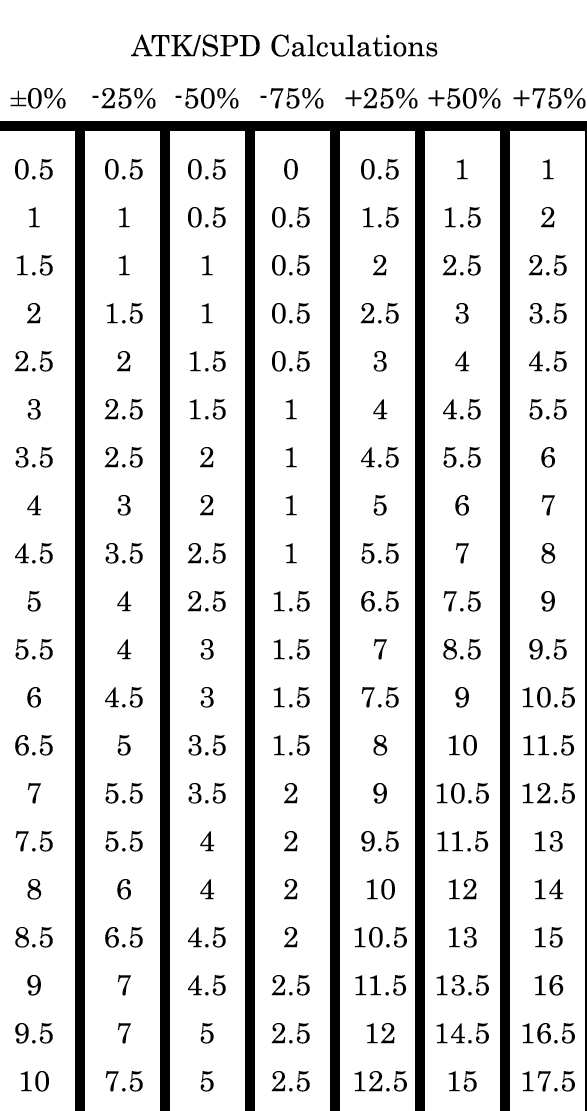
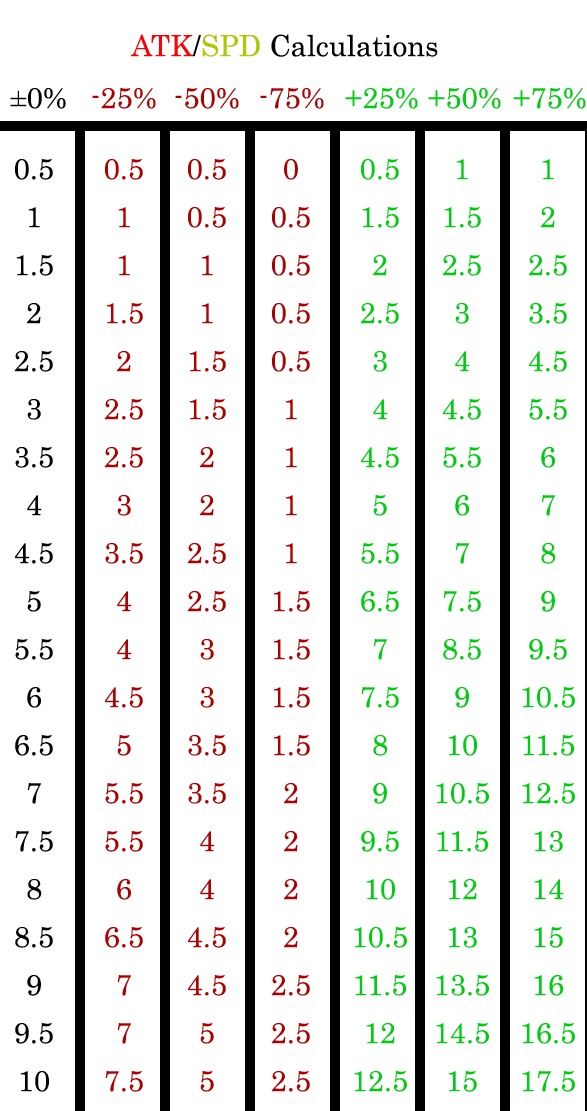
Comparing the layer stacks of the two 587 x 1111 images. Changes:
painted on "+75% values" over [522, 159, 575, 1092]
painted on "+50% values" over [436, 159, 489, 1092]
painted on "+25% values" over [354, 159, 407, 1092]
painted on "-75% values" over [271, 159, 310, 1092]
painted on "-50% Values" over [187, 159, 226, 1092]
painted on "-25% Values" over [104, 159, 143, 1092]
painted on "+75%" over [513, 88, 586, 109]
painted on "+50%" over [428, 88, 501, 109]
painted on "+25%" over [345, 88, 418, 109]
painted on "-75%" over [260, 88, 324, 109]
painted on "-50%" over [175, 88, 239, 109]
painted on "-25%" over [92, 88, 156, 109]
painted on "ATK/SPD Calculations" over [131, 34, 274, 57]
